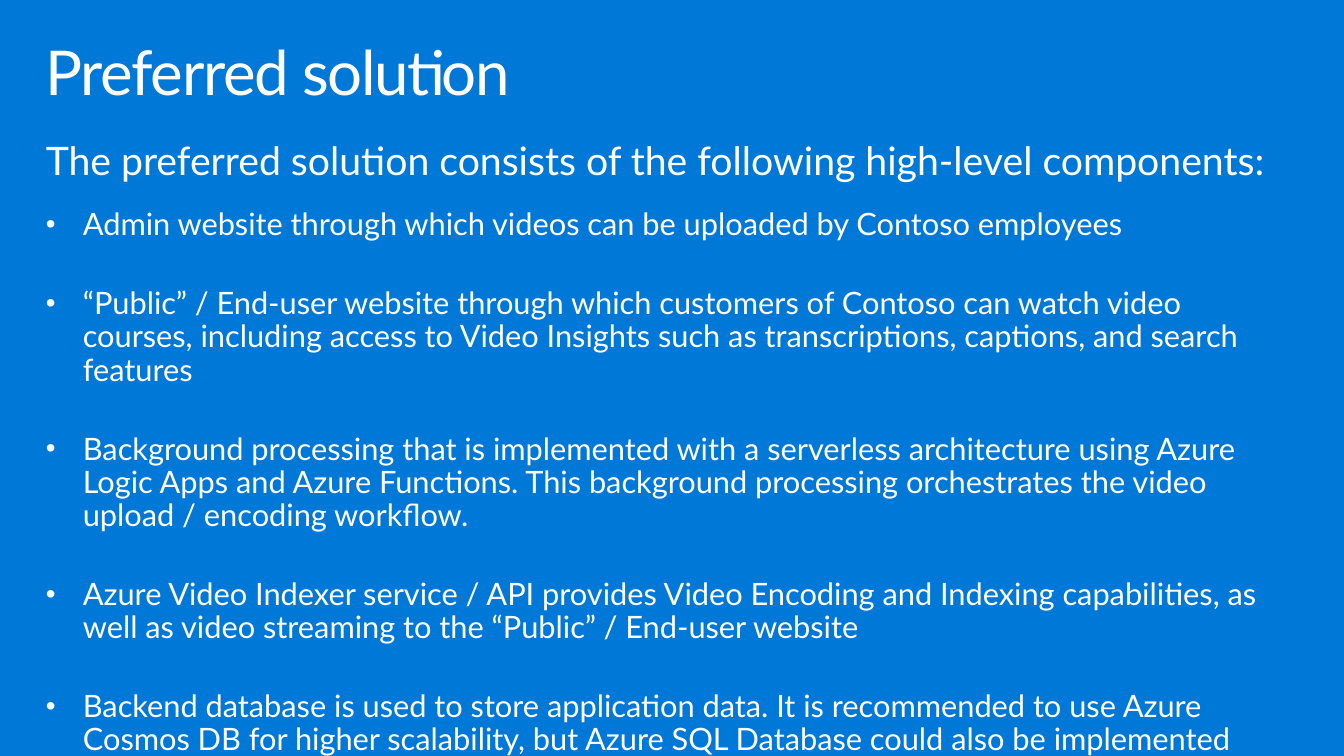
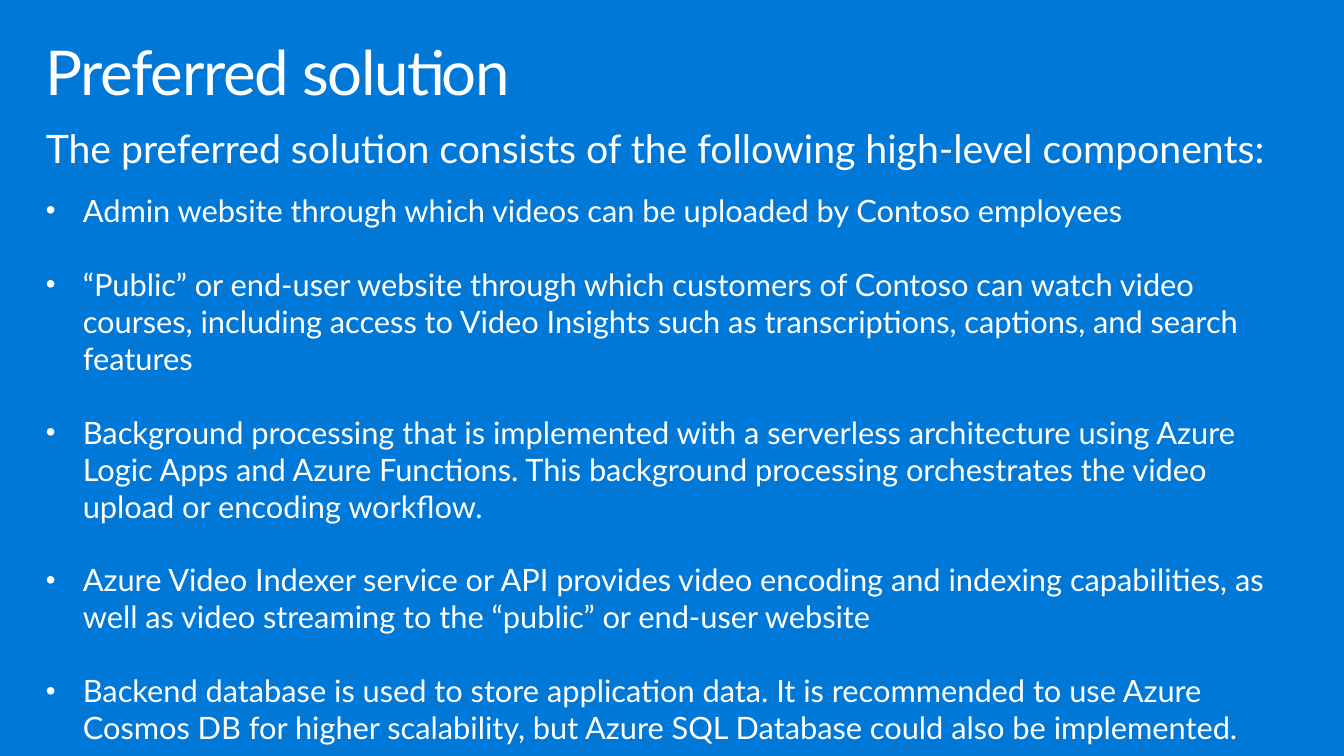
Before and after one commit to tebe372/MCW-Media-AI, a slide deck: slide 17 of WDS/Whiteboard design session trainer presentation - Media AI.pptx. Drawn at 1344x756 pixels with LibreOffice and Linux fonts; fonts in the diff are those of the drawing. Boxes give left, top, right and bottom in pixels: in the first picture for what was removed or moved away, otherwise in the second. Text is boxed around its words. In the diff, an @@ line names an element or a change of style, - is before the commit and + after.

Commit message:
first round of edits for Media AI. Second round to follow.

```diff
--- a/WDS/Whiteboard design session trainer presentation - Media AI.pptx
+++ b/WDS/Whiteboard design session trainer presentation - Media AI.pptx
@@ text "The preferred solution consists of ...": place and size @@
-text "The preferred solution consists of ..." at [46,146,1265,756]
+text "The preferred solution consists of ..." at [46,134,1265,745]
@@ text at [83,199,1122,228]: line spacing 0.9 to 1; less space between paragraphs @@
@@ text at [83,272,1264,745]: text changed @@
-• “Public” / End-user website through which customers of Contoso can watch video courses, including access to Video Insights such as transcriptions, captions, and search features
-• Background processing that is implemented with a serverless architecture using Azure Logic Apps and Azure Functions. This background processing orchestrates the video upload / encoding workflow.
-• Azure Video Indexer service / API provides Video Encoding and Indexing capabilities, as well as video streaming to the “Public” / End-user website
-• Backend database is used to store application data. It is recommended to use Azure Cosmos DB for higher scalability, but Azure SQL Database could also be implemented
+• “Public” or end-user website through which customers of Contoso can watch video courses, including access to Video Insights such as transcriptions, captions, and search features
+• Background processing that is implemented with a serverless architecture using Azure Logic Apps and Azure Functions. This background processing orchestrates the video upload or encoding workflow.
+• Azure Video Indexer service or API provides video encoding and indexing capabilities, as well as video streaming to the “public” or end-user website
+• Backend database is used to store application data. It is recommended to use Azure Cosmos DB for higher scalability, but Azure SQL Database could also be implemented.
```
Also in this commit, not shown: 15 other slides changed, 2 other files.
